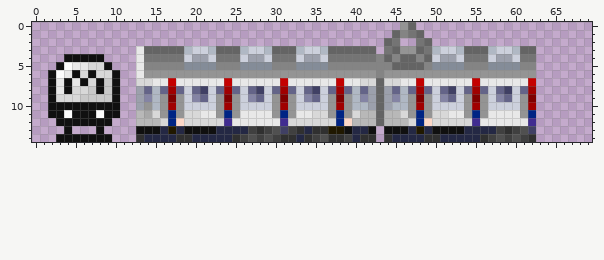
Two states of a sprite sheet, docs/download_page/_static/1K_RHEO_LAST_2.png. This is how it looked before the edit.
The file is 70x15 pixels.
New version:
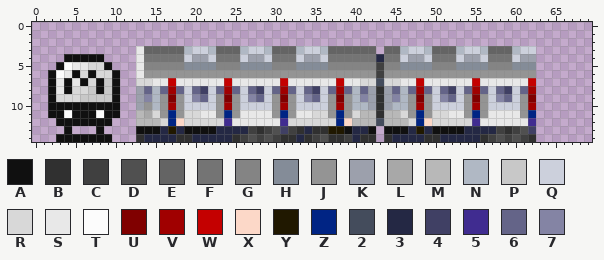
Palette (. is transparent): A #101010  B #303030  C #404040  D #505050  E #646464  F #747474  G #848484  H #848c98  J #949494  K #9ca0ac  L #a8a8a8  M #b8b8b8  N #b0b8c4  P #c8c8c8  Q #ccd0dc  R #d8d8d8  S #e8e8e8  T #fcfcfc  U #800000  V #a00000  W #c40000  X #fcd8c8  Y #201800  Z #002484  2 #444c5c  3 #242844  4 #404064  5 #402c90  6 #646488  7 #8484a4
Author's note on the commit: Change: Graphic sprites of 1K Rheo. Closes #240
What changed:
{"y":0,"x":46,"old":"JE","new":".."}
{"y":1,"x":45,"old":"EGFE","new":"...."}
{"y":2,"x":44,"old":"EF","new":".."}
{"y":2,"x":48,"old":"FE","new":".."}
{"y":3,"x":44,"old":"F","new":"E"}
{"y":3,"x":46,"old":"JJEFNQQ","new":"NQQNEEE"}
{"y":3,"x":54,"old":"EEENQQ","new":"QQNEEE"}
{"y":3,"x":61,"old":"EE","new":"QQ"}
{"y":4,"x":43,"old":"GEGEEGEQKK","new":"3FFQKKQFFF"}
{"y":4,"x":54,"old":"FFFQKK","new":"KKQFFF"}
{"y":4,"x":61,"old":"FF","new":"KK"}
{"y":5,"x":43,"old":"G","new":"C"}
{"y":5,"x":45,"old":"EEEEGHHH","new":"GHHHHGGG"}
{"y":5,"x":54,"old":"GGGHHH","new":"HHHGGG"}
{"y":5,"x":61,"old":"GG","new":"HH"}
{"y":6,"x":43,"old":"G","new":"C"}
{"y":7,"x":43,"old":"E","new":"2"}
{"y":8,"x":43,"old":"E","new":"B"}
{"y":9,"x":43,"old":"E","new":"B"}
{"y":10,"x":43,"old":"E","new":"B"}
{"y":11,"x":43,"old":"E","new":"B"}
{"y":12,"x":43,"old":"E","new":"2"}
{"label":"changed","picture_box":[376,22,536,126]}
